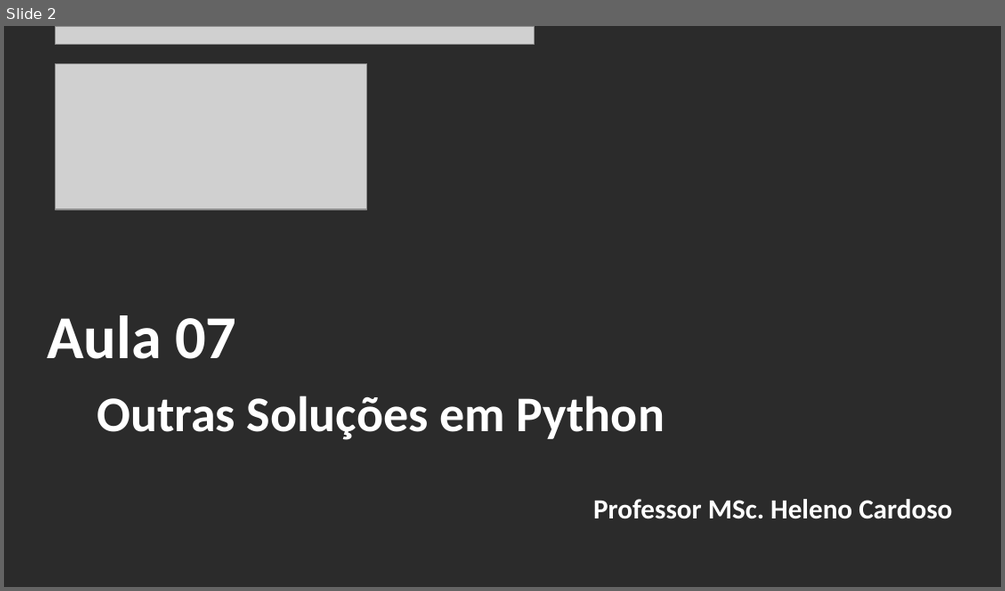
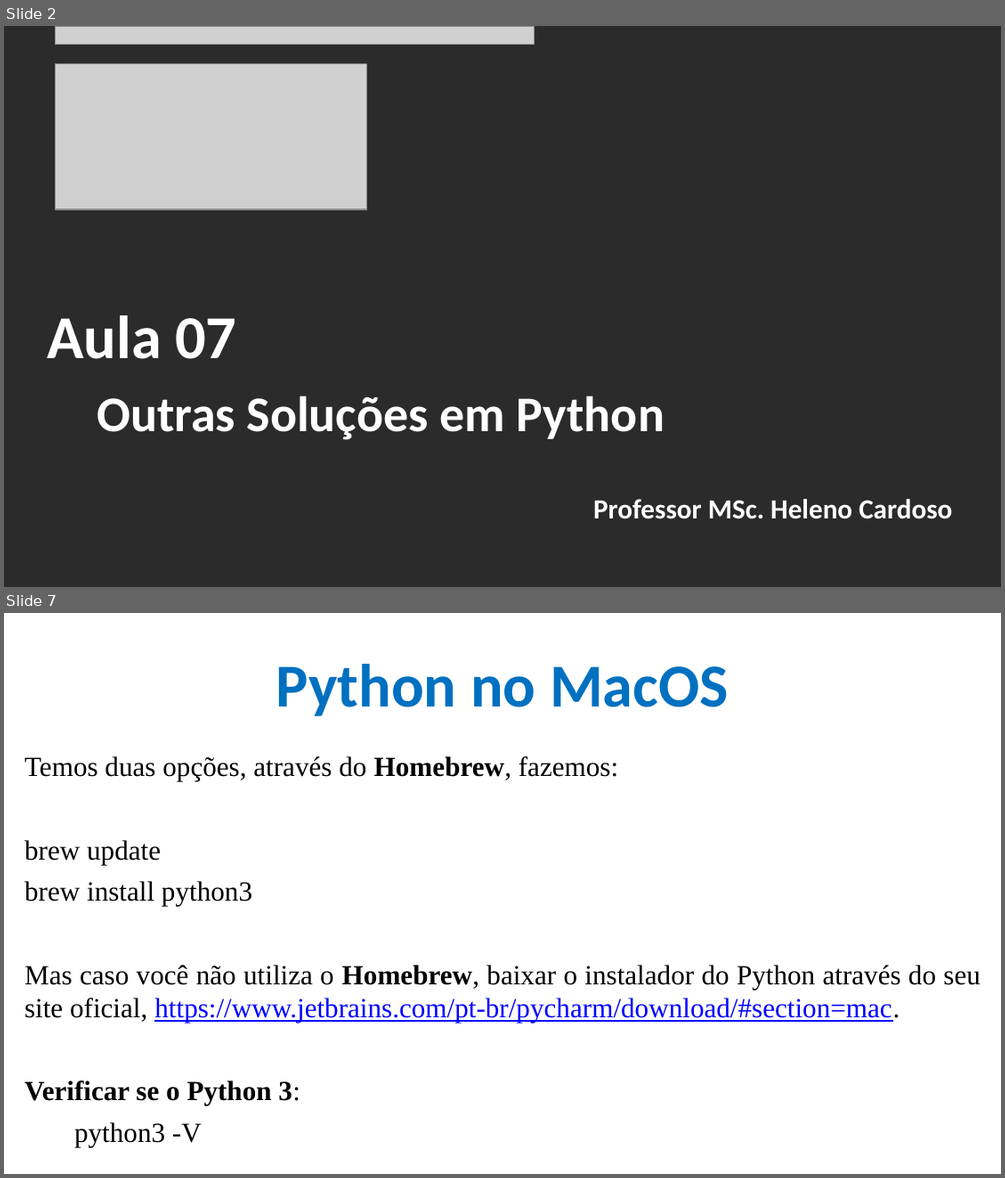
Before and after one commit to CloudEducationBrazil/WydenArea1AplicacaoCloudIndustria40Python, a slide deck: 01 Classes/Aula 07 - Aplicação Cloud Indústria 40 Python IoT Plataforma Outras Soluções.pptx. Shown one above the other, each under a label of ours: slide 2 before the commit, slides 2 and 7 after it; the slides between them are not shown. The pictures are 1005x591 and 1005x1178 pixels, drawn with LibreOffice and Linux fonts; fonts in the diff are those of the drawing; grey boxes stand for pictures; background and template pictures are left out; a plain dark background stands for a picture behind light text. Boxes give left, top, right and bottom in pixels: in the first picture for what was removed or moved away, otherwise in the second. Text is boxed around its words. In the diff, an @@ line names an element or a change of style, - is before the commit and + after.

Commit message:
Aula 07 Python IoT 16042023

```diff
--- a/01 Classes/Aula 07 - Aplicação Cloud Indústria 40 Python IoT Plataforma Outras Soluções.pptx
+++ b/01 Classes/Aula 07 - Aplicação Cloud Indústria 40 Python IoT Plataforma Outras Soluções.pptx
@@ slide 7 added at box(4, 613, 1001, 1174), background picture (left out) @@
@@ title added at box(275, 664, 728, 716), 44 pt, text #0070C0, bold @@
+Python no MacOS
@@ text added at box(24, 756, 979, 1147), 20 pt, text #000000 @@
+Temos duas opções, através do Homebrew, fazemos:
+brew update
+brew install python3
+Mas caso você não utiliza o Homebrew, baixar o instalador do Python através do seu site oficial, https://www.jetbrains.com/pt-br/pycharm/download/#section=mac.
+Verificar se o Python 3:
+python3 -V
```
Also in this commit, not shown: 4 slides changed, 15 other slides added, 1 slide removed, 2 other files.
